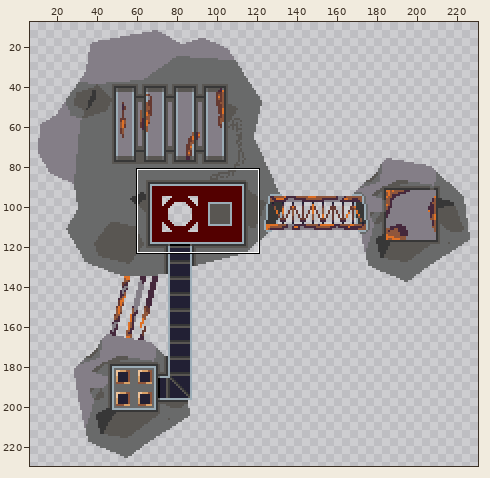
Sprite sheet: Assets/Sprites/Base-01.png. Above: a wide view before the commit, with the close-up outlined.
Close-up. The starting point:
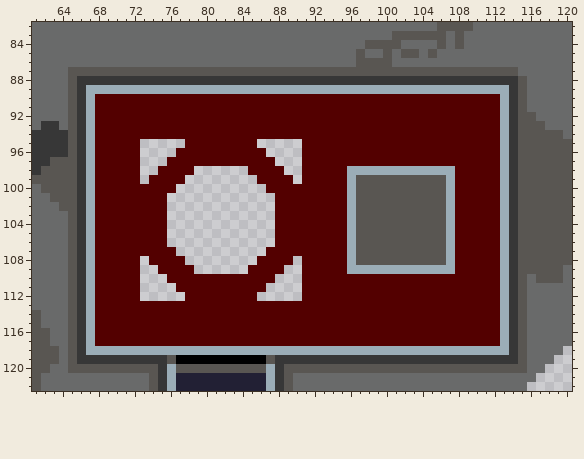
The file is 256x256 pixels. Shown: x 61..120, y 82..122. The wide view leaves out empty margins.
And afterwards:
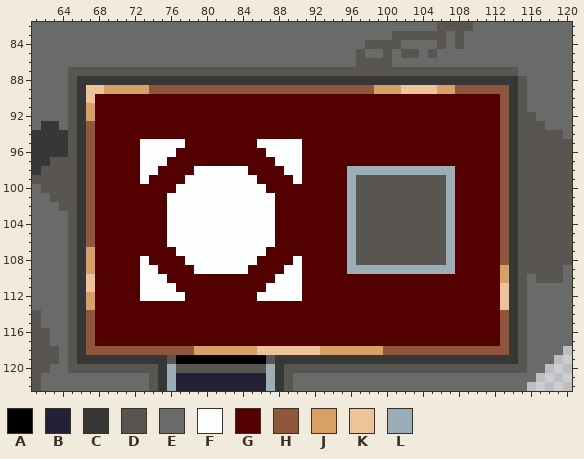
Palette (. is transparent): A #000000  B #222034  C #373737  D #595652  E #696a6a  F #fdffff  G #530000  H #8f563b  J #d9a066  K #eec39a  L #9badb7
The edit:
Colour F is added in row 95 at x 73 to 77 and 86 to 90; in row 96 at x 73 to 76 and 87 to 90; in row 97 at x 73 to 75 and 88 to 90; in row 98 at x 73 to 74, 79 to 84 and 89 to 90; in row 99 at x 73, 78 to 85 and 90; in row 100 at x 77 to 86.
Colour F is added in rows 101 to 106 at x 76 to 87; in row 107 at x 77 to 86; in row 108 at x 73, 78 to 85 and 90; in row 109 at x 73 to 74, 79 to 84 and 89 to 90; in row 110 at x 73 to 75 and 88 to 90; in row 111 at x 73 to 76 and 87 to 90.
Colour F is added in row 112 at x 73 to 77 and 86 to 90.
Colour H replaces colour L in row 89 at x 74 to 98 and 108 to 113; in rows 90 to 92 at x 113; in rows 93 to 106 at x 67 and 113; in rows 107 to 108 at x 113; in rows 114 to 117 at x 67 and 113; in row 118 at x 67 to 78 and 100 to 113.
Colour J replaces colour L in row 89 at x 69 to 73, 99 to 101 and 106 to 107; in rows 91 to 92 at x 67; in rows 107 to 108 at x 67; in row 109 at x 67 and 113; in row 110 at x 113; in rows 112 to 113 at x 67.
Colour J replaces colour L in row 118 at x 79 to 85 and 93 to 99.
Colour K replaces colour L in row 89 at x 67 to 68 and 102 to 105; in row 90 at x 67; in row 110 at x 67; in row 111 at x 67 and 113; in rows 112 to 113 at x 113; in row 118 at x 86 to 92.
Changed places in both close-ups, as pixel boxes (x1, y1, x2, y2):
changed: (86, 85, 509, 355)
